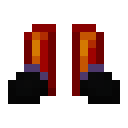
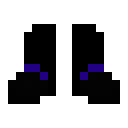
Before/after of a 128 × 128 layered artwork. What changed in the layer stack:
added layer "Calque #4" (overlay, 88%) above "Calque #3" over [24, 24, 104, 96]
added layer "Calque #3" (darken, 88%) above "Calque #1" over [24, 24, 104, 96]
"Calque #1": blend overlay → color, painted on it over [24, 24, 104, 96]
painted on "Calque #2" over [24, 64, 104, 80]
added layer "Calque #5" (64%) above "tim_boots_icon.png" over [8, 72, 120, 104]
